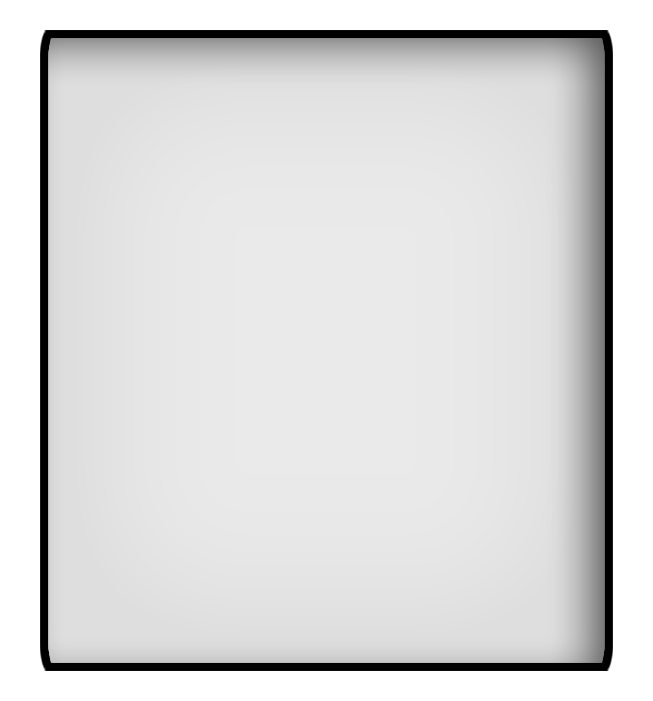
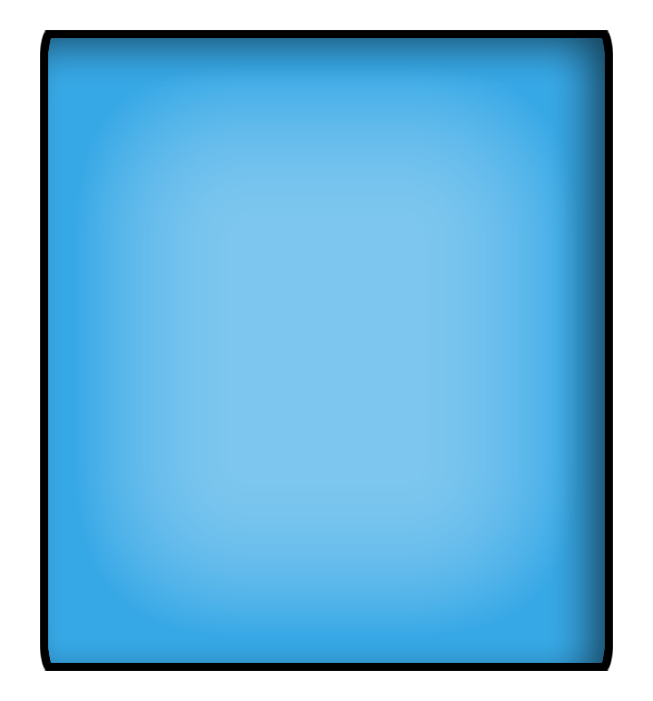
The second (653, 701) image is a revision of the first. Changes to its layers:
painted on "Rounded Rectangle 1 copy 2" over [48, 38, 605, 663]
